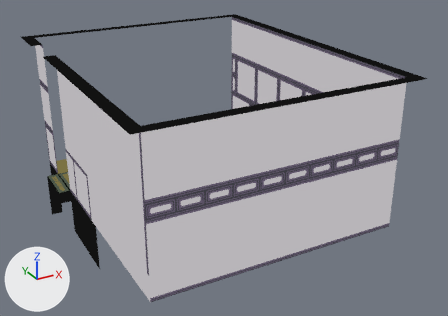
Renders of the Blender file Assets/ImportedAssets/StationAssets/LeagueOfPLanets/vestaofficeStuff.blend from each side of a commit.
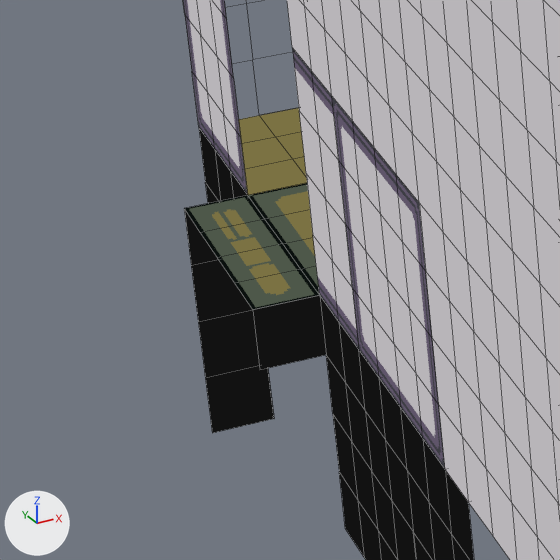
There are two pictures of each version: one whole from a camera (50 mm lens) standing at (20.25, -7.91, 12.16) and looking at (31.82, 13.14, 1.63), one close up on the part from 3% to 25% of the width and 44% to 75% of the height. Lighting does not change. The marker at lower left points along +X, +Y and +Z. The close-ups show mesh edges as thin lines.

Script lines for the objects in view, before the commit:
```python
me_cube_006 = bpy.data.meshes.new('Cube.006')
me_cube_006.from_pydata(...)  # 2107 vertices, 1671 faces, 1 loose edge; spans x -8.76..4.74, y -2.0..6.0, z -6.11..4.89
me_cube_006.materials.append(mat_vestaofficeslashhospital)
# before: 31 (-4.76, 1.0, 4.39) at pixel (306, 173), 32 (-4.76, 1.5, 4.39) at pixel (299, 110), 44 (-4.76, 0.0, 4.39) at pixel (319, 295), 55 (-4.76, 0.5, 4.39) at pixel (312, 234)
ob_cube_006 = bpy.data.objects.new('Cube.006', me_cube_006)
ob_cube_006.location = (30.443, 11.742, 0.0)
ob_cube_006.rotation_euler = (1.571, 0.0, -1.571)  # degrees (90, 0, -90)
```
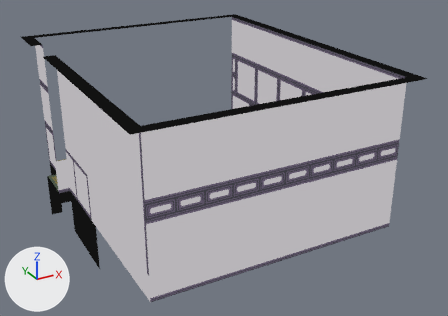
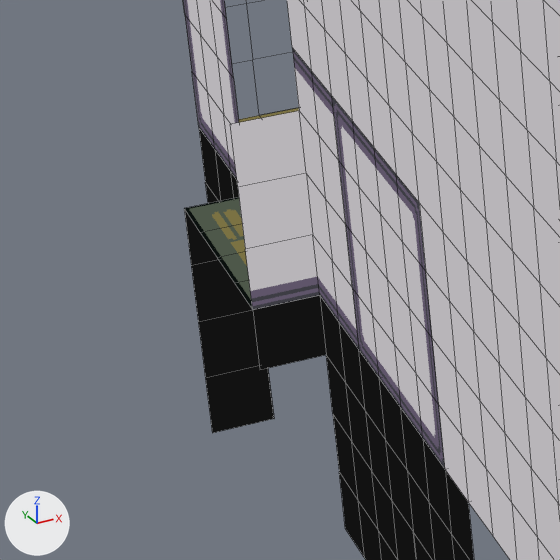
Pixel boxes (x1, y1, x2, y2) of what changed, in the close-ups (560 x 560 px):
part 1 of me_cube_006, added: after (230, 111, 319, 310)

Patch to the scene script:
```diff
--- a/Assets/ImportedAssets/StationAssets/LeagueOfPLanets/vestaofficeStuff.blend.py
+++ b/Assets/ImportedAssets/StationAssets/LeagueOfPLanets/vestaofficeStuff.blend.py
@@ me_cube_006 @@
 # used by ob_cube_006; location = (30.443, 11.742, 0.0); rotation_euler = (1.571, 0.0, -1.571), in degrees (90, 0, -90)
 # verts and faces of me_cube_006; kept vertices keep their numbers, new ones are numbered from 2107
-me_cube_006.from_pydata(...)  # 2107 vertices, 1671 faces, 1 loose edge; spans x -8.76..4.74, y -2.0..6.0, z -6.11..4.89
+me_cube_006.from_pydata(...)  # 2111 vertices, 1674 faces, 1 loose edge; spans x -8.76..4.74, y -2.0..6.0, z -6.11..4.89
+# me_cube_006 part 1
+for new, old in zip([*range(2107, 2111)], [31, 32, 44, 55]): verts[new] = verts[old] + (0.0, 0.0, 0.5)
+faces += [(31, 55, 2110, 2107), (44, 2109, 2110, 55), (31, 2107, 2108, 32)]
 me_cube_006.materials.append(mat_vestaofficeslashhospital)
```
